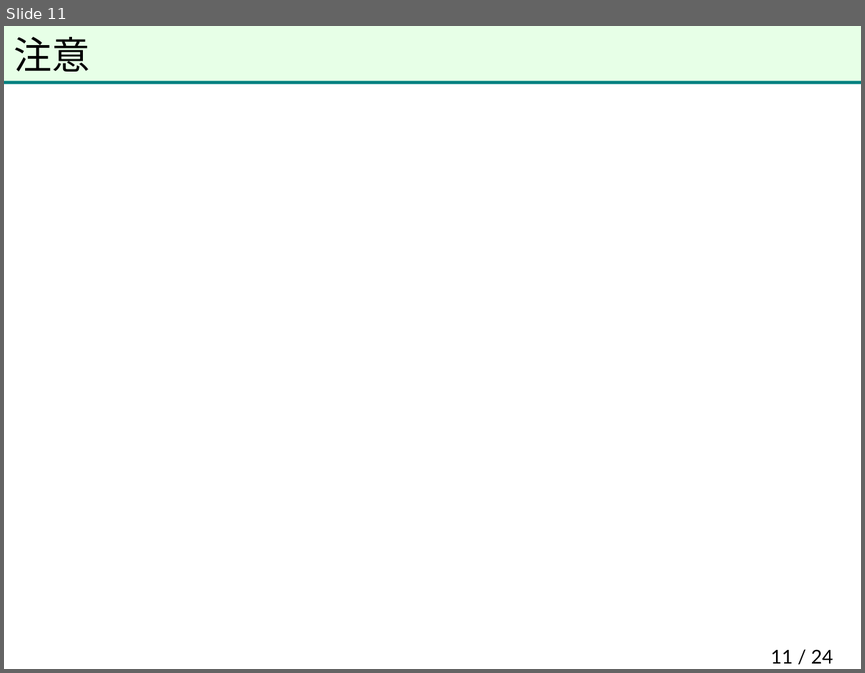
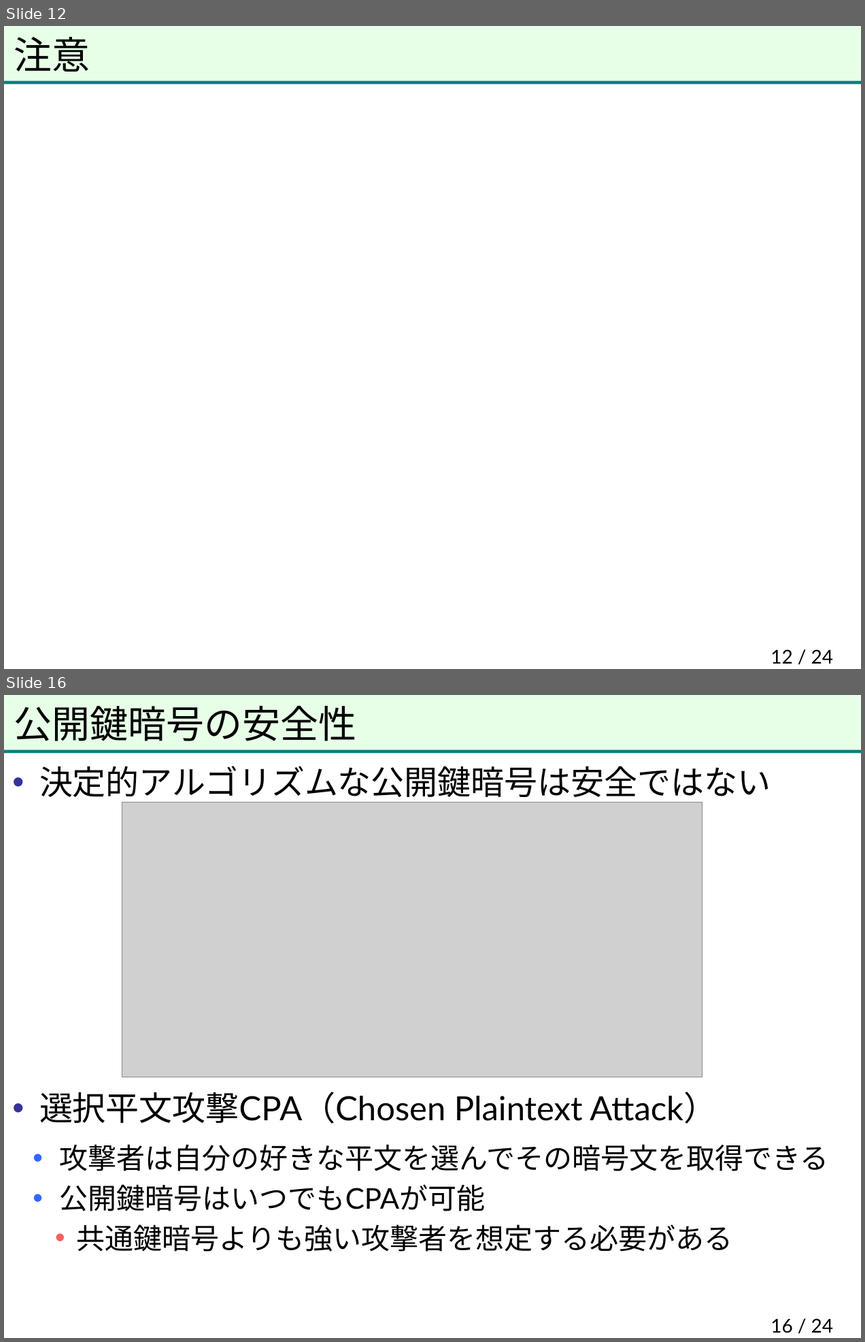
Before and after one commit to herumi/anninbon, a slide deck: lec/anninbon5.pptx. Shown one above the other, each under a label of ours: slide 11 before the commit, slides 12 and 16 after it; the slides between them are not shown. The pictures are 865x673 and 865x1342 pixels, drawn with LibreOffice and Linux fonts; fonts in the diff are those of the drawing; grey boxes stand for pictures; background and template pictures are left out. Boxes give left, top, right and bottom in pixels: in the first picture for what was removed or moved away, otherwise in the second. Text is boxed around its words. In the diff, an @@ line names an element or a change of style, - is before the commit and + after.

```diff
--- a/lec/anninbon5.pptx
+++ b/lec/anninbon5.pptx
@@ slide 16 added at (4,695,861,1338), background #FFFFFF; not listed: 2 template elements that a slide beside it also shows @@
@@ title added at (14,706,356,741), 32 pt, text #000000 @@
+公開鍵暗号の安全性
@@ text added at (39,766,829,1251), 24 pt, text #000000 @@
+• 決定的アルゴリズムな公開鍵暗号は安全ではない
+• 選択平文攻撃CPA（Chosen Plaintext Attack）
+  • 攻撃者は自分の好きな平文を選んでその暗号文を取得できる
+  • 公開鍵暗号はいつでもCPAが可能
+    • 共通鍵暗号よりも強い攻撃者を想定する必要がある
@@ picture added at (122,802,702,1077) @@
@@ page number added at (770,1318,833,1333), 16 pt, text #000000 @@
+16 / 24
@@ what was slide 11 is now slide 12 @@
@@ page number at (770,649,833,663): text changed @@
-11 / 24
+12 / 24
```
Also in this commit, not shown: 17 other slides added.
